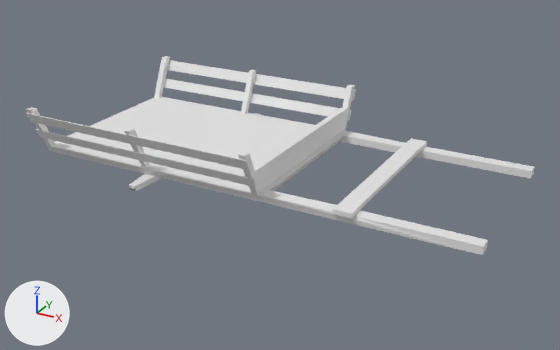
An edit to the FBX model ISO_ARPG/Assets/2_Environment/Environment Objects/GOX_Props_Wagon.fbx, drawn before and after from the same camera.
One viewpoint serves both versions: a 50 mm lens placed at (2.91, -4.17, 2.3), pointed at (0.65, -0.07, 0.25). The axes (+X, +Y, +Z) are drawn at lower left. The lights are the same throughout. Where no turn or scale is listed for an object, it has been applied to the vertices.

Before the edit, the objects in view are built like this:
```python
me_mesh = bpy.data.meshes.new('Mesh')
me_mesh.from_pydata(...)  # 338 vertices, 708 faces; spans x -132.0..325.0, y -123.0..123.0, z 108.0..259.0
ob_loaded_wagon = bpy.data.objects.new('Loaded Wagon', me_mesh)
ob_loaded_wagon.location = (0.0, 0.0, 0.0)
ob_loaded_wagon.scale = (0.00657, 0.00629, 0.00255)
```
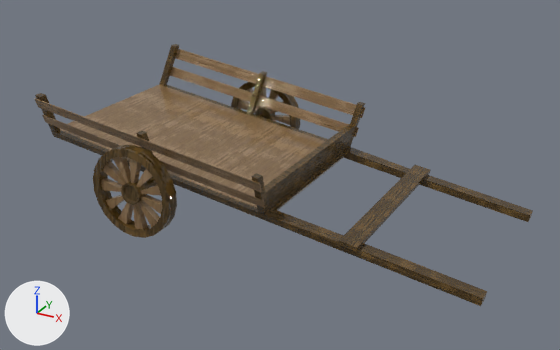
Edits to the bpy script that builds the scene:
```text
Add img_gox_props_wagon_full_material__70_metallic_png:
    img_gox_props_wagon_full_material__70_metallic_png = load_image('GOX_Props_Wagon-Full_Material _70_Metallic.png', '_unpacked/GOX_Props_Wagon-Full_Material__70_Metallic.png', 1024, 1024, 'Non-Color')
Add img_gox_props_wagon_full_material__70_albedo_png:
    img_gox_props_wagon_full_material__70_albedo_png = load_image('GOX_Props_Wagon-Full_Material _70_Albedo.png', '_unpacked/GOX_Props_Wagon-Full_Material__70_Albedo.png', 1024, 1024, 'sRGB')
Add img_gox_props_wagon_full_material__70_normal_png:
    img_gox_props_wagon_full_material__70_normal_png = load_image('GOX_Props_Wagon-Full_Material _70_Normal.png', '_unpacked/GOX_Props_Wagon-Full_Material__70_Normal.png', 1024, 1024, 'Non-Color')
Add mat_material__70:
    mat_material__70 = bpy.data.materials.new('Material #70')
    # uses the picture img_gox_props_wagon_full_material__70_albedo_png
    # uses the picture img_gox_props_wagon_full_material__70_metallic_png
    # uses the picture img_gox_props_wagon_full_material__70_normal_png
Change me_mesh:
    where me_mesh.from_pydata(...)  # 338 vertices, 708 faces; spans x -132.0..325.0, y -123.0..123.0, z 108.0..259.0
    used by ob_loaded_wagon; location = (0.0, 0.0, 0.0); scale = (0.00657, 0.00629, 0.00255)
    me_mesh part 1: texture (UV) coordinates of 708 of 708 faces, centred in x -132.0..325.0, y -123.0..123.0, z 108.0..259.0, changed; they spanned u 0.0..1.0, v 0.0..1.0 and now span u 0.0..1.0, v 0.0..1.0
    add me_mesh.materials.append(mat_material__70)
Add me_mesh_002:
    me_mesh_002.from_pydata(...)  # 266 vertices, 572 faces; spans x -0.289..0.289, y 0.0..0.081, z -0.292..0.292
    me_mesh_002.materials.append(mat_material__70)
Add me_mesh_001:
    me_mesh_001.from_pydata(...)  # 266 vertices, 572 faces; spans x -0.289..0.289, y -0.081..0.0, z -0.292..0.292
    me_mesh_001.materials.append(mat_material__70)
Change ob_loaded_wagon:
    ob_loaded_wagon.rotation_euler: (0.0, 0.0, 0.0) -> (0.0, 0.141, 0.0)  # degrees (0, 0, 0) -> degrees (0, 8.1, 0)
Add ob_wheel008:
    ob_wheel008 = bpy.data.objects.new('Wheel008', me_mesh_002)
    ob_wheel008.location = (0.041, 0.766, 0.292)
Add ob_wheel004:
    ob_wheel004 = bpy.data.objects.new('Wheel004', me_mesh_001)
    ob_wheel004.location = (0.041, -0.766, 0.292)
```

Where the change shows, as pixel boxes (x1, y1, x2, y2) in the pictures (560 x 350 px):
'Loaded Wagon', recoloured, surface changed, turned (white to brown): before (26, 56, 534, 255); after (35, 44, 533, 306)
'Wheel004', added: after (93, 145, 177, 238)
'Wheel008', added: after (231, 82, 300, 129)
